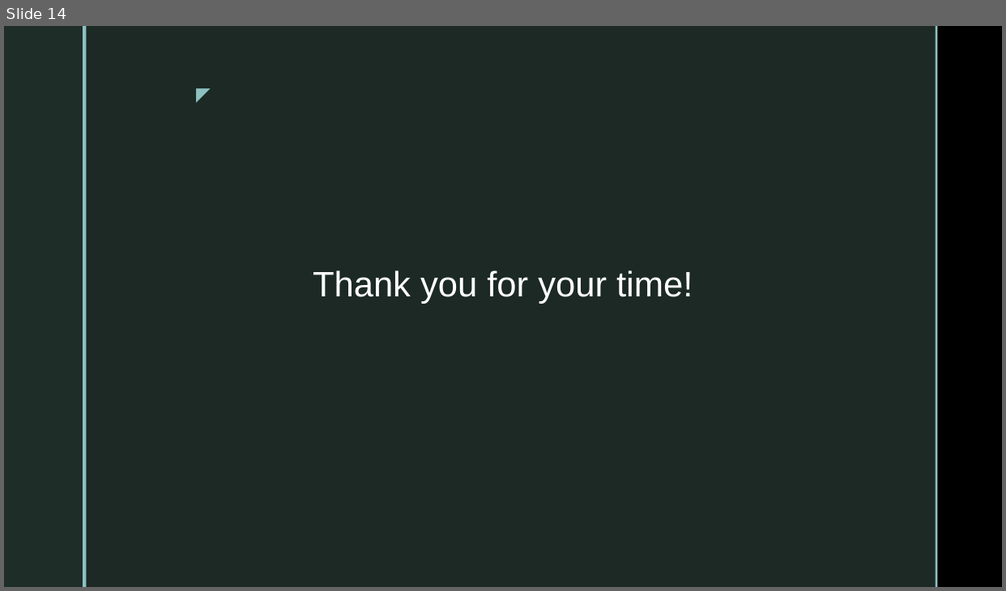
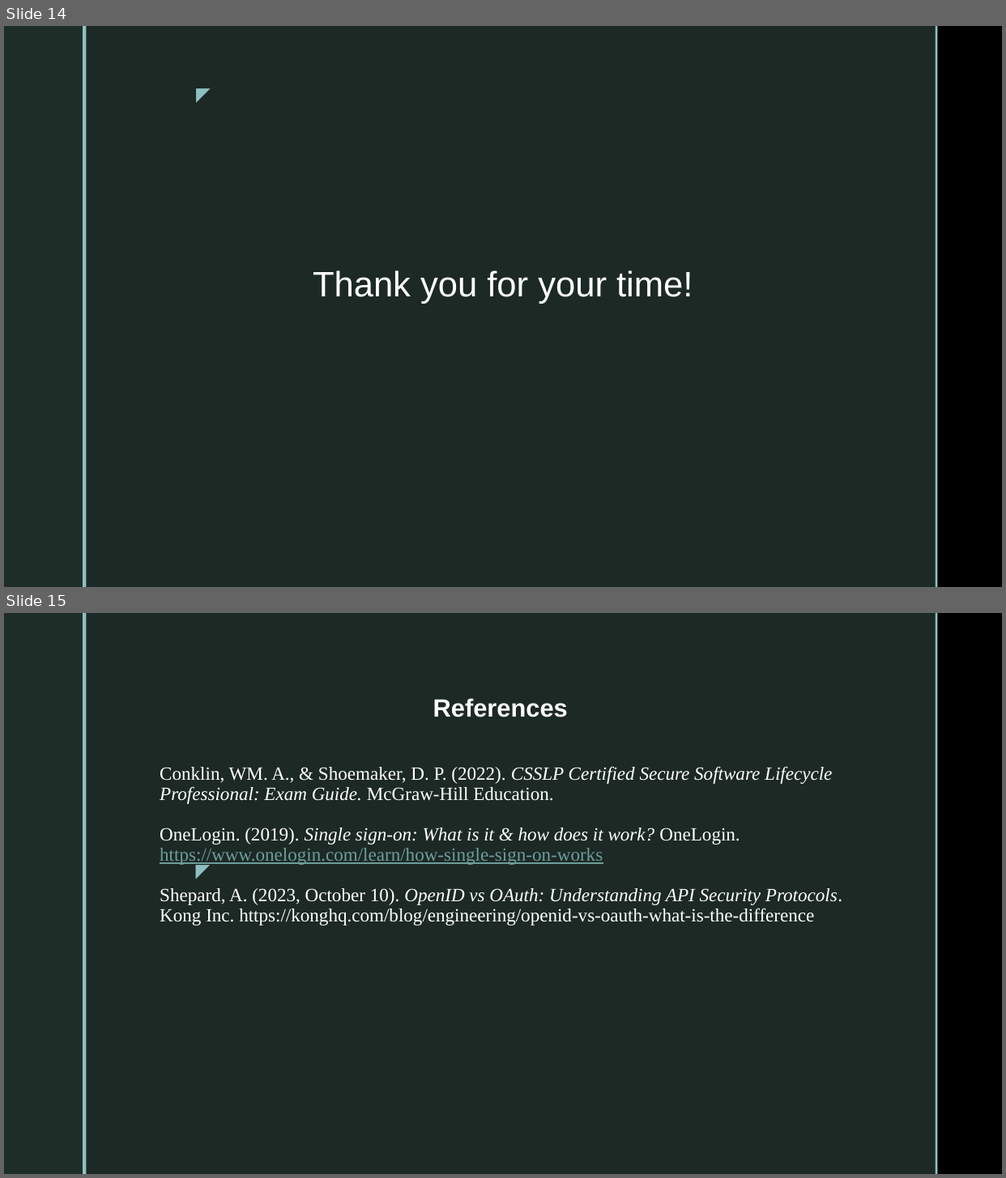
Before and after one commit to elizabethmhinz/CSD-370, a slide deck: module-1/Assignment 1.2 Presentation - Hinz.pptx. Shown one above the other, each under a label of ours: slide 14 before the commit, slides 14 and 15 after it. The pictures are 1006x591 and 1006x1178 pixels, drawn with LibreOffice and Linux fonts; fonts in the diff are those of the drawing; background and template pictures are left out. Boxes give left, top, right and bottom in pixels: in the first picture for what was removed or moved away, otherwise in the second. Text is boxed around its words. In the diff, an @@ line names an element or a change of style, - is before the commit and + after.

```diff
--- a/module-1/Assignment 1.2 Presentation - Hinz.pptx
+++ b/module-1/Assignment 1.2 Presentation - Hinz.pptx
@@ slide 15 added at <box>4,613,1002,1174</box>, background picture (left out); not listed: 4 template elements that a slide beside it also shows @@
@@ text added at <box>433,698,568,717</box>, 24 pt, text #FFFFFF, bold @@
+References
@@ title added at <box>160,766,842,926</box>, 18 pt, text #FFFFFF @@
+Conklin, WM. A., & Shoemaker, D. P. (2022). CSSLP Certified Secure Software Lifecycle Professional: Exam Guide. McGraw-Hill Education.
+OneLogin. (2019). Single sign-on: What is it & how does it work? OneLogin. https://www.onelogin.com/learn/how-single-sign-on-works
+Shepard, A. (2023, October 10). OpenID vs OAuth: Understanding API Security Protocols. Kong Inc. https://konghq.com/blog/engineering/openid-vs-oauth-what-is-the-difference
@@ text added at <box>184,855,217,885</box>, 18 pt, text #8EC0C1 @@
+◤
```
Also in this commit, not shown: 1 slide changed, 12 other slides added, 12 slides removed, 2 other files.
